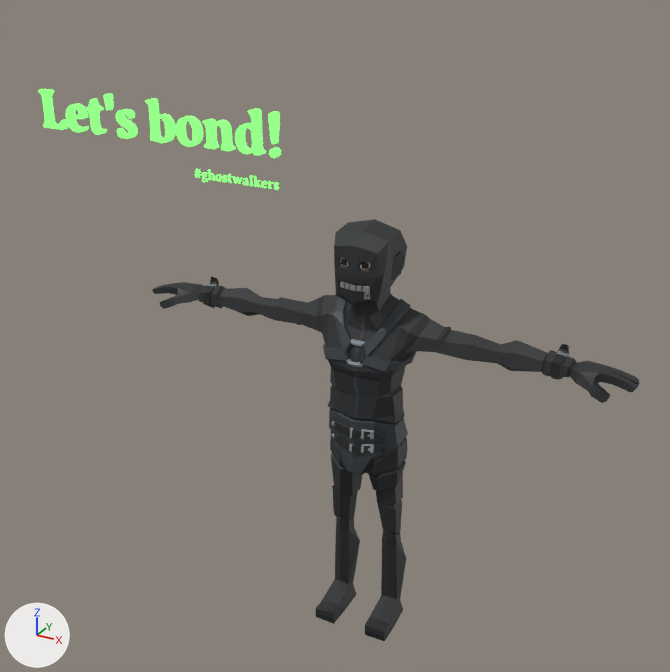
Two versions of the glTF model dist/models/9.hotspot/9.hotspot.ghost.glb, one commit apart.
One viewpoint serves both versions: a 50 mm lens placed at (2.34, -2.96, 2.78), pointed at (0.66, 0.09, 1.26). The lights are fixed; the arrows at lower left show +X, +Y and +Z. Where no turn or scale is listed for an object, it has been applied to the vertices.

In view in the first picture: 'SM_Chr_Gimp_01.006', 'Text.029', 'Text.030'.
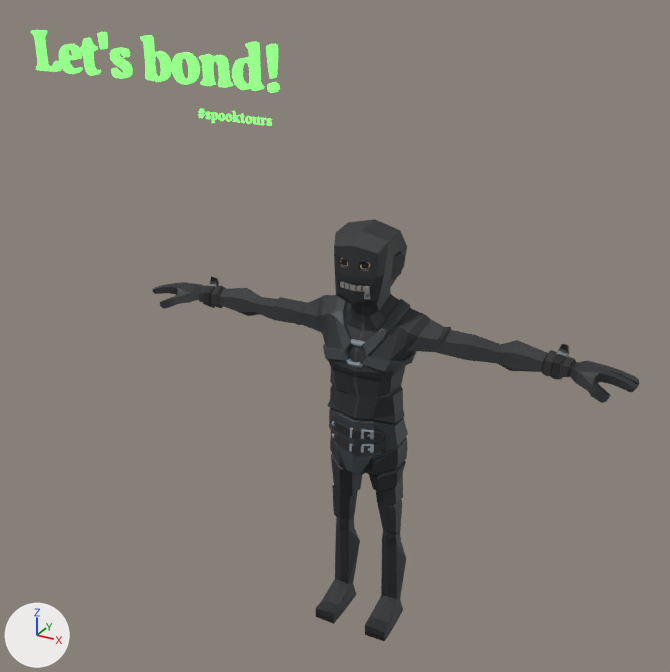
Where the change shows, as pixel boxes (x1, y1, x2, y2) in the pictures (670 x 672 px):
```json
{"object": "Text.029", "change": "moved", "before": [38, 89, 281, 158], "after": [31, 30, 280, 93]}
{"object": "Text.030", "change": "moved", "before": [194, 169, 279, 190], "after": [198, 108, 272, 126]}
```

Edits to the scene script, one JSON object a line:
```json
{"op": "set", "path": "ob_text_029.location", "old": "(-0.734, 0.0, 1.916)", "new": "(-0.734, 0.0, 2.158)"}
{"op": "set", "path": "ob_text_030.location", "old": "(0.481, 0.0, 1.878)", "new": "(0.487, 0.0, 2.119)"}
```
